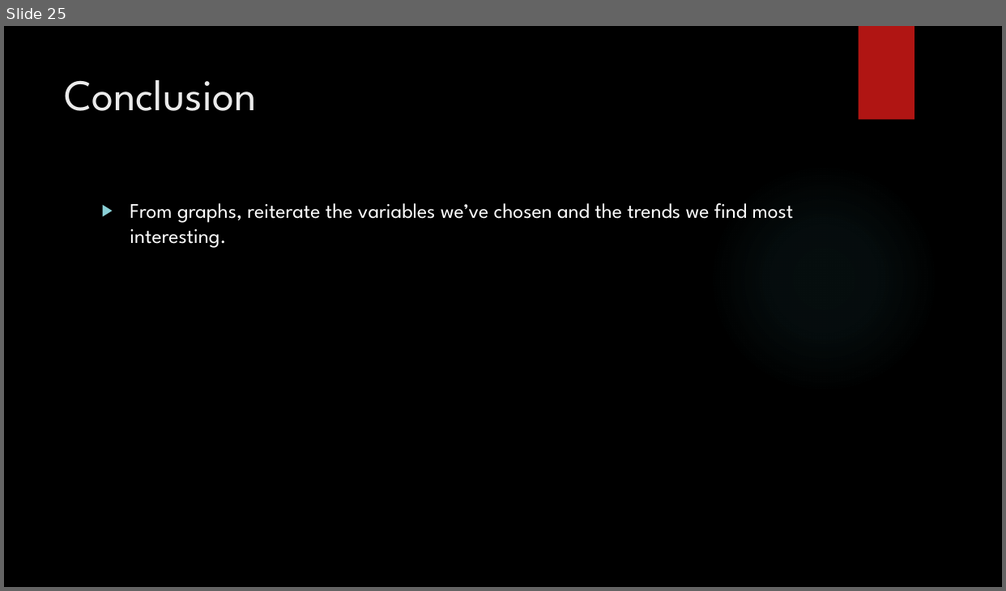
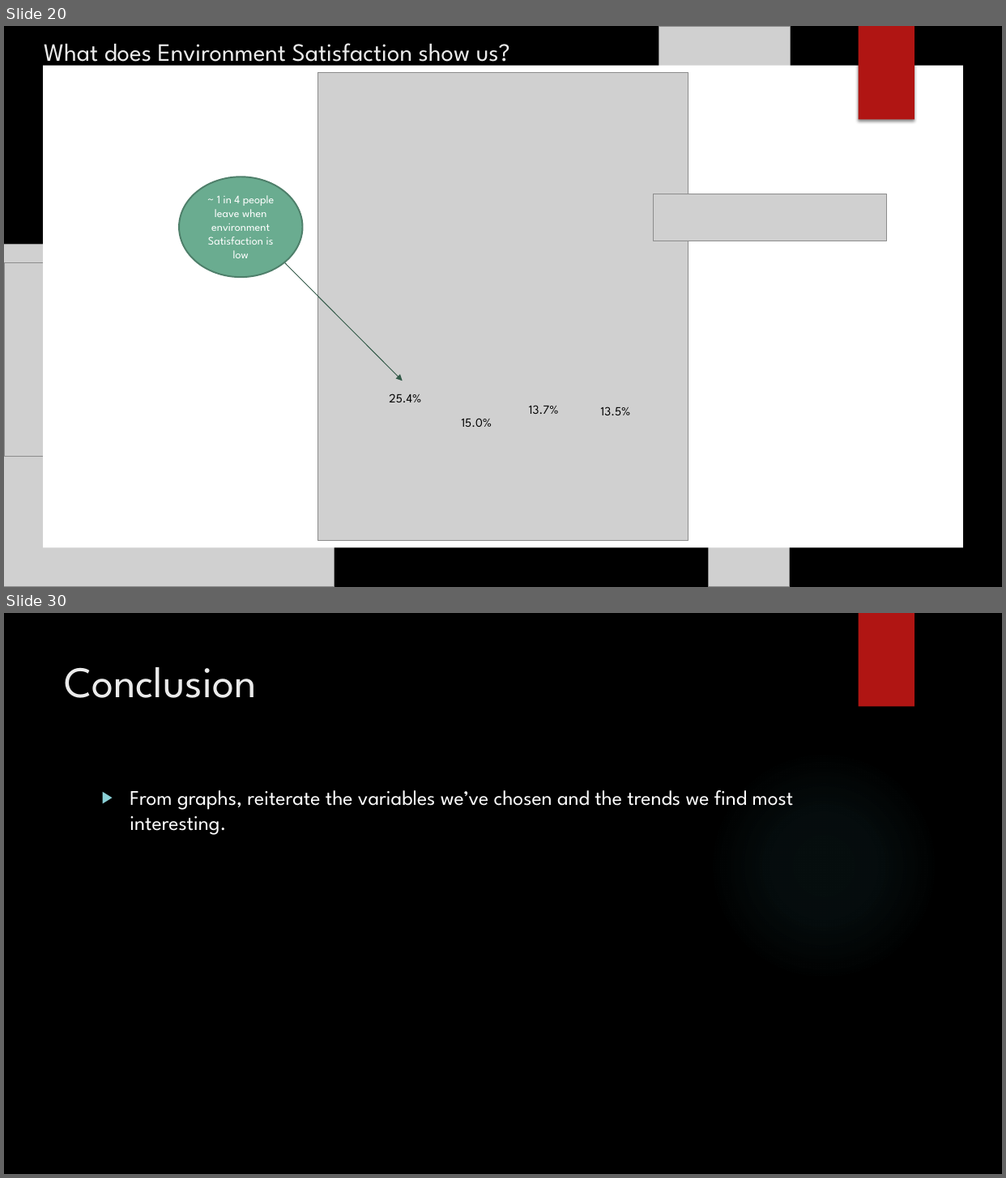
Before and after one commit to vazquezs123/DATA_SCIENCE_CS02, a slide deck: case_study_02_presentation.pptx. Shown one above the other, each under a label of ours: slide 25 before the commit, slides 20 and 30 after it; the slides between them are not shown. The pictures are 1006x591 and 1006x1178 pixels, drawn with LibreOffice and Linux fonts; fonts in the diff are those of the drawing; grey boxes stand for pictures; background and template pictures are left out. Boxes give left, top, right and bottom in pixels: in the first picture for what was removed or moved away, otherwise in the second. Text is boxed around its words. In the diff, an @@ line names an element or a change of style, - is before the commit and + after.

```diff
--- a/case_study_02_presentation.pptx
+++ b/case_study_02_presentation.pptx
@@ slide 20 added at [4, 26, 1002, 587], background picture (left out) @@
@@ title added at [44, 43, 510, 69], 24 pt, text #EBEBEB @@
+What does Environment Satisfaction show us?
@@ picture added at [659, 26, 790, 120] @@
@@ rectangle added at [859, 26, 914, 120], fill #B01513 @@
@@ rectangle added at [43, 66, 963, 548], fill #FFFFFF @@
@@ picture added at [318, 72, 688, 540] @@
@@ ellipse added at [179, 177, 303, 278], fill #6AAC90, outline #4E7F6B 1.5 pt, 11 pt, text #FFFFFF @@
+~ 1 in 4 people leave when environment Satisfaction is low
@@ picture added at [654, 194, 887, 240] @@
@@ picture added at [4, 245, 334, 587] @@
@@ picture added at [4, 263, 128, 456] @@
@@ arrow added from (285, 263) to (403, 381), #325948 0.75 pt @@
@@ text added at [389, 394, 421, 403], 12 pt, text #000000 @@
+25.4%
@@ text added at [529, 405, 559, 414], 12 pt, text #000000 @@
+13.7%
@@ text added at [601, 407, 631, 416], 12 pt, text #000000 @@
+13.5%
@@ text added at [462, 418, 492, 427], 12 pt, text #000000 @@
+15.0%
@@ picture added at [709, 525, 790, 587] @@
@@ what was slide 25 is now slide 30 @@
```
Also in this commit, not shown: 9 slides changed, 4 other slides added, 12 slides removed, 1 other file.
